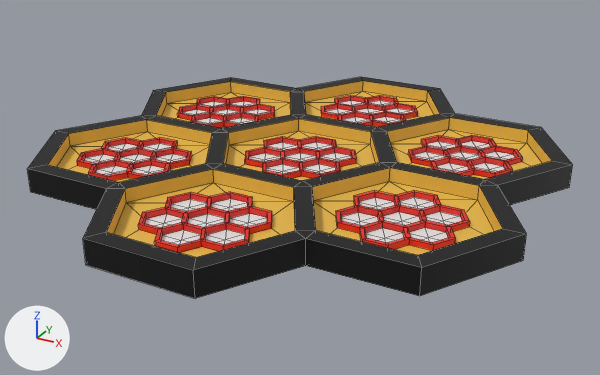
Before and after pictures for a commit that changed the FBX model Blender/Final_FBXs/WorldGrid.fbx.
The view is the same before and after, from a camera (50 mm lens) standing at (28.0, -51.0, 24.0) and looking at (0.4, -0.8, -1.1). The lights are fixed; the arrows at lower left show +X, +Y and +Z. Mesh edges are drawn as thin lines.

The older version as bpy lines, for what is in view:
```python
me_circle_004 = bpy.data.meshes.new('Circle.004')
me_circle_004.from_pydata(...)  # 1010 vertices, 1206 faces; spans x -18.6..18.6, y -19.2..19.2, z 0.0..1.8
# faces by material slot: [126, 294, 714, 72]
me_circle_004.materials.append(mat_m_underside)  # yellow #e7ba4c
me_circle_004.materials.append(mat_m_white)  # white #e7e7e7
me_circle_004.materials.append(mat_m_sides)  # red #e72718
me_circle_004.materials.append(mat_m_black)  # black #000000
ob_world_grid_sizedupx5 = bpy.data.objects.new('World_Grid.SizedUpx5', me_circle_004)
ob_world_grid_sizedupx5.location = (0.0, 0.0, 0.0)
```
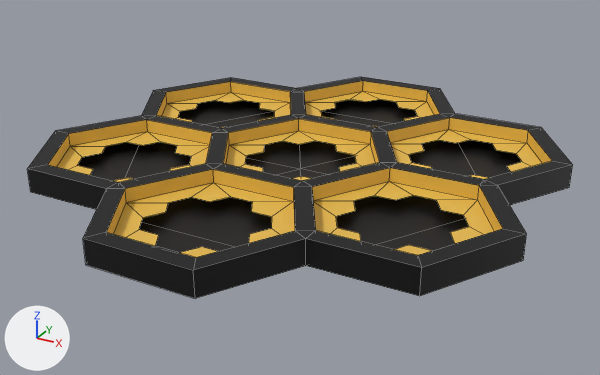
The change, as a diff of the scene's bpy script:
```diff
--- a/Blender/Final_FBXs/WorldGrid.fbx.py
+++ b/Blender/Final_FBXs/WorldGrid.fbx.py
@@ me_circle_004 @@
 # used by ob_world_grid_sizedupx5; location = (0.0, 0.0, 0.0)
-me_circle_004.from_pydata(...)  # 1010 vertices, 1206 faces; spans x -18.6..18.6, y -19.2..19.2, z 0.0..1.8
+me_circle_004.from_pydata(...)  # 254 vertices, 198 faces; spans x -18.6..18.6, y -19.2..19.2, z 0.0..1.8
+# me_circle_004 part 1: 756 vertices removed from x -14.7..14.7, y -16.5..16.5, z 0.8..1.1
 me_circle_004.materials.append(mat_m_underside)
-me_circle_004.materials.append(mat_m_white)  # white #e7e7e7
-me_circle_004.materials.append(mat_m_sides)  # red #e72718
 me_circle_004.materials.append(mat_m_black)
```

Changed parts and their boxes [x1, y1, x2, y2] in the pictures (600 x 375 px):
part 1 of me_circle_004, deleted: before [77, 95, 523, 253]
